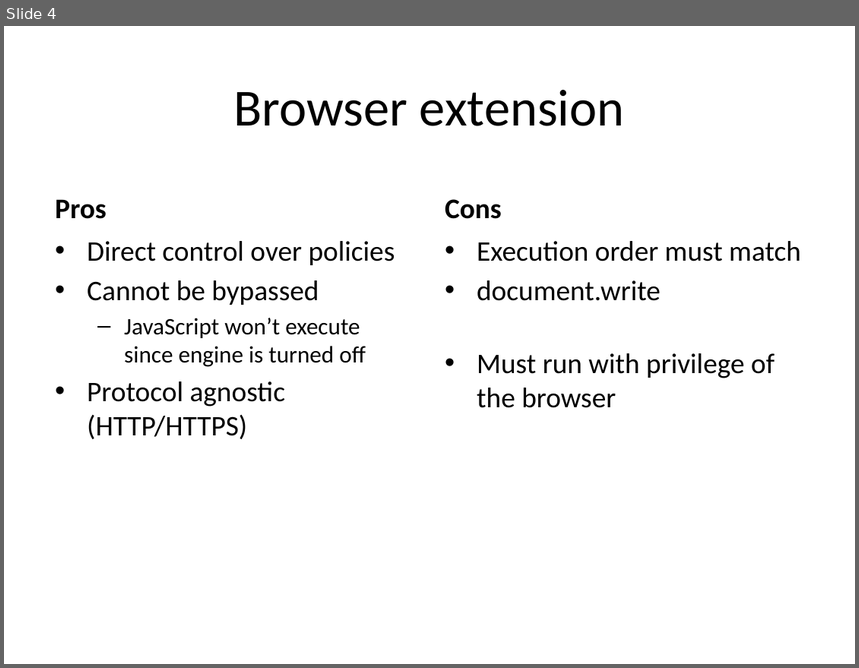
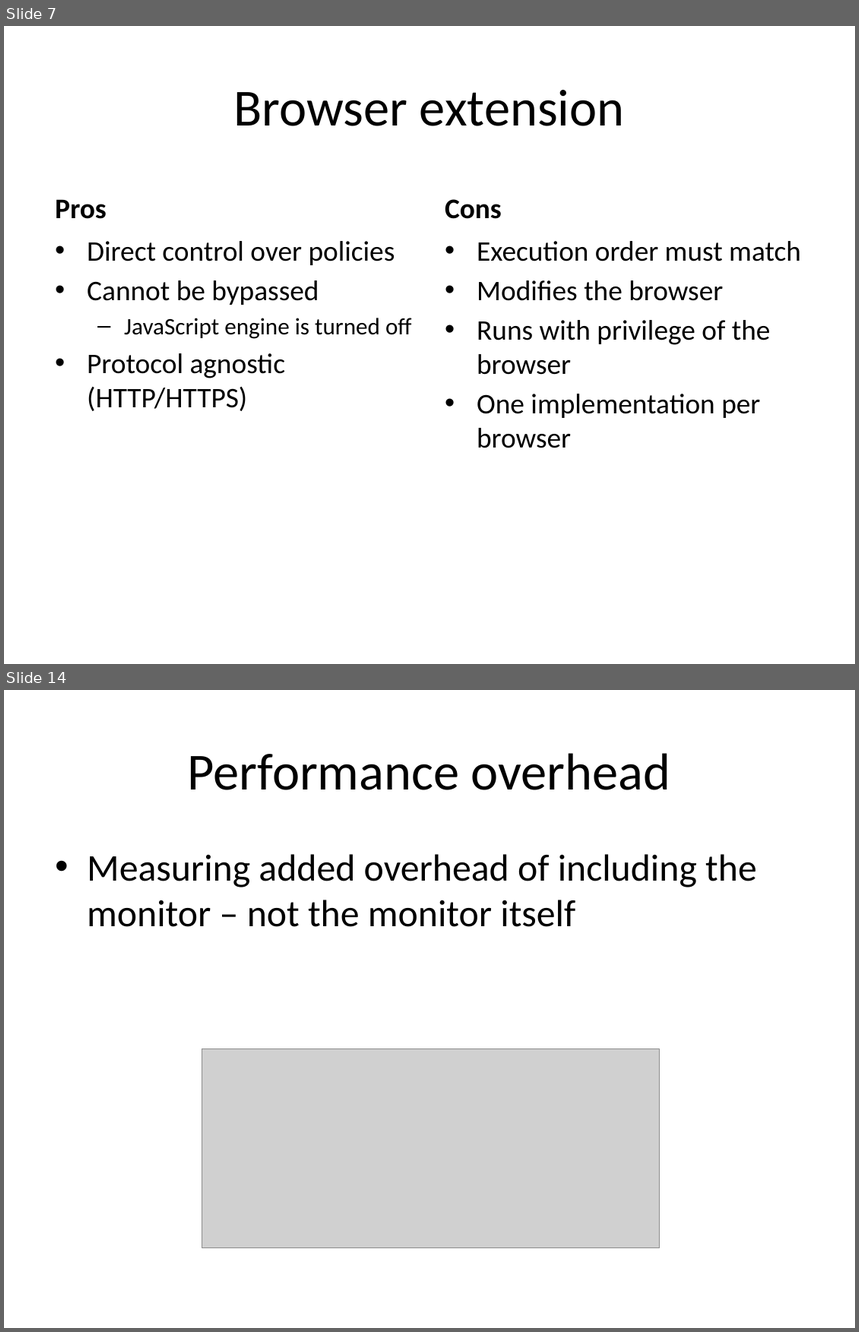
Before and after one commit to internot/monitor-distribution, a slide deck: presentation/Monitor.distribution-WebSand.2013-04-25.pptx. Shown one above the other, each under a label of ours: slide 4 before the commit, slides 7 and 14 after it; the slides between them are not shown. The pictures are 859x668 and 859x1332 pixels, drawn with LibreOffice and Linux fonts; fonts in the diff are those of the drawing; grey boxes stand for pictures. Boxes give left, top, right and bottom in pixels: in the first picture for what was removed or moved away, otherwise in the second. Text is boxed around its words. In the diff, an @@ line names an element or a change of style, - is before the commit and + after.

```diff
--- a/presentation/Monitor.distribution-WebSand.2013-04-25.pptx
+++ b/presentation/Monitor.distribution-WebSand.2013-04-25.pptx
@@ slide 14 added at (4, 690, 855, 1328), background #FFFFFF @@
@@ title added at (188, 753, 671, 790), 44 pt, text #000000 @@
+Performance overhead
@@ text added at (87, 854, 757, 927), 32 pt, text #000000 @@
+• Measuring added overhead of including the monitor – not the monitor itself
@@ picture added at (202, 1049, 659, 1248) @@
@@ what was slide 4 is now slide 7 @@
@@ slide 7 changed as well @@
@@ text at (477, 281, 771, 449): text changed @@
-• document.write
-• Must run with privilege of the browser
+• Modifies the browser
+• Runs with privilege of the browser
+• One implementation per browser
@@ text at (124, 318, 412, 339): text changed @@
-  – JavaScript won’t execute since engine is turned off
+  – JavaScript engine is turned off
```
Also in this commit, not shown: 7 other slides changed, 6 other slides added, 2 slides removed, 1 other file.
